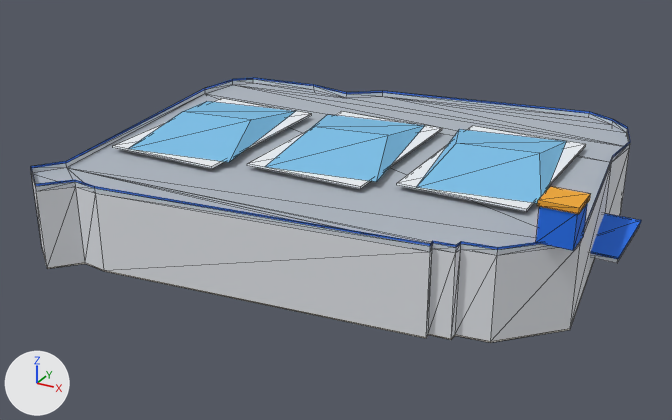
Renders of the glTF model public/models/landmark/mal-ska-lod1.glb from each side of a commit.
Both versions are drawn from a camera (50 mm lens) standing at (116.4, -222.6, 114.8) and looking at (-2.1, -7.3, 7.1). Arrows for +X, +Y and +Z are at lower left; the lights stay in place. The picture after the commit comes second. Mesh edges are drawn as thin lines. Vertices at exactly the same position are counted once.

In view in the first picture: 'mal-ska_LOD1'.
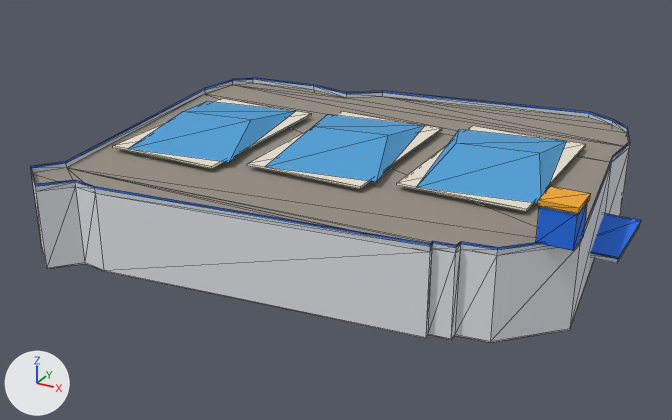
Commit message: feat(landmark): Mal SKA dibentuk ulang mengikuti gambar rujukan Flow

What differs and where, as boxes (x1, y1, x2, y2) in the pictures (672 x 420 px):
part 1 of me_mal_ska_lod1, recoloured: (113, 98, 586, 212) in both
part 2 of me_mal_ska_lod1, recoloured (light grey to grey): (33, 83, 628, 247) in both
part 3 of me_mal_ska_lod1, recoloured: (128, 101, 567, 203) in both

Patch to the scene script:
```diff
--- a/public/models/landmark/mal-ska-lod1.glb.py
+++ b/public/models/landmark/mal-ska-lod1.glb.py
@@ me_mal_ska_lod1 @@
 me_mal_ska_lod1.from_pydata(...)  # 184 vertices, 284 faces; spans x -72.7..76.9, y -64.7..64.8, z 0.0..34.3
 # used by ob_mal_ska_lod1; location = (0.0, 0.0, 0.0)
+# me_mal_ska_lod1 part 1: 30 faces centred in x -61.0..57.2, y -32.7..33.9, z 24.1..24.5 are repainted in the vertex colours; the middle colour goes from white #eef2f6 to pale yellow #e9e2d0
+# me_mal_ska_lod1 part 2: 20 faces centred in x -61.7..38.1, y -59.4..59.8, z 22.5 are repainted in the vertex colours; the middle colour goes from light grey #aeb6c0 to grey #978f84
+# me_mal_ska_lod1 part 3: 18 faces centred in x -57.8..54.0, y -21.5..22.7, z 25.9..27.3 are repainted in the vertex colours; the middle colour goes from blue #7cc0e8 to blue #4f9fd6
 me_mal_ska_lod1.materials.append(mat_landmark_warna)
```
